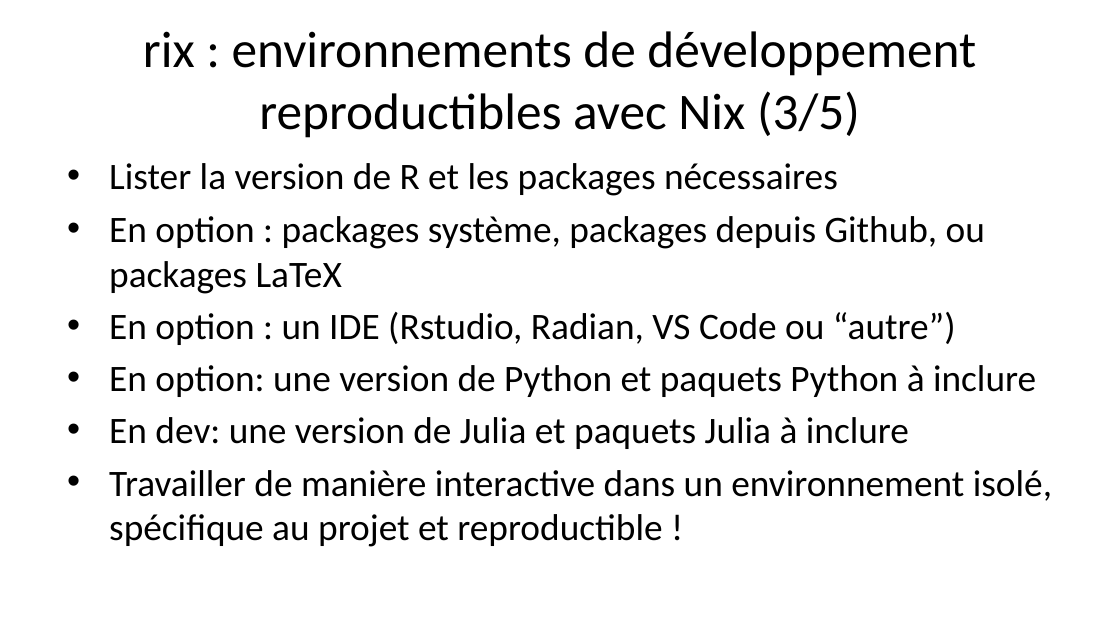
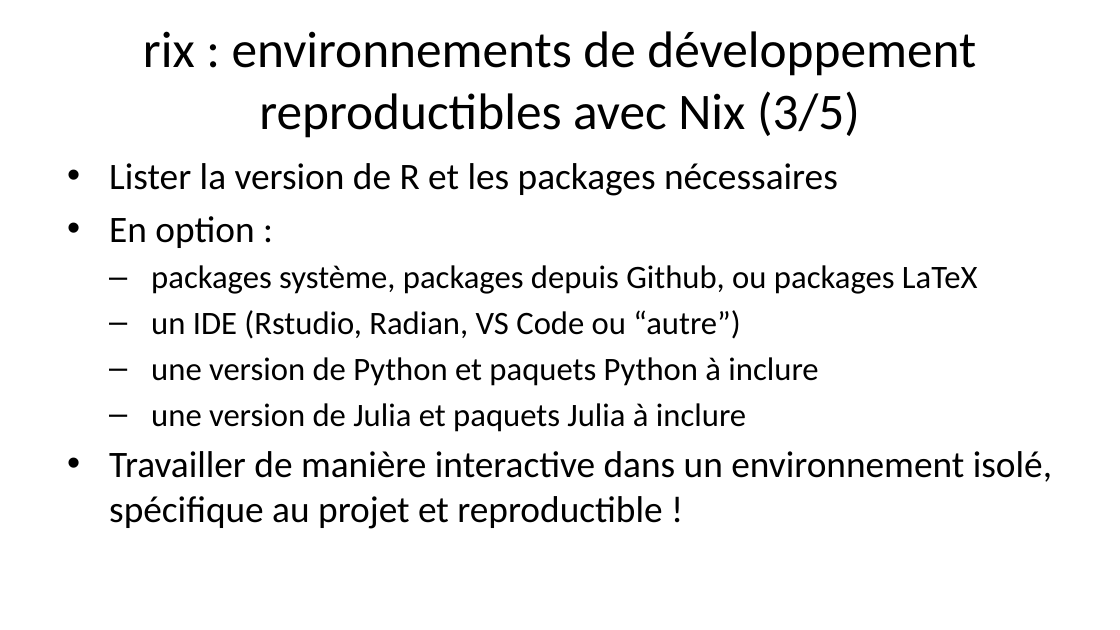
Before and after one commit to b-rodrigues/repro_rrr, a slide deck: slide 12 of docs/index.pptx. Drawn at 1120x630 pixels with LibreOffice and Linux fonts; fonts in the diff are those of the drawing. Boxes give left, top, right and bottom in pixels: in the first picture for what was removed or moved away, otherwise in the second. Text is boxed around its words. In the diff, an @@ line names an element or a change of style, - is before the commit and + after.

```diff
--- a/docs/index.pptx
+++ b/docs/index.pptx
@@ text at [109, 216, 978, 432]: text changed; size 24 to 21 pt @@
-• En option : packages système, packages depuis Github, ou packages LaTeX
-• En option : un IDE (Rstudio, Radian, VS Code ou “autre”)
-• En option: une version de Python et paquets Python à inclure
-• En dev: une version de Julia et paquets Julia à inclure
+• En option :
+  – packages système, packages depuis Github, ou packages LaTeX
+  – un IDE (Rstudio, Radian, VS Code ou “autre”)
+  – une version de Python et paquets Python à inclure
+  – une version de Julia et paquets Julia à inclure
```
Also in this commit, not shown: 4 other slides changed, 11 other files.
